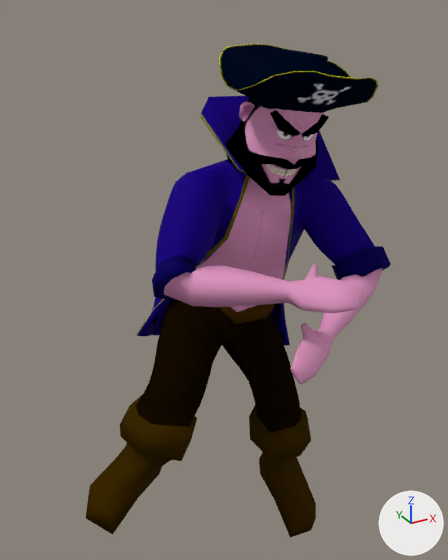
What one commit did to the OBJ model assets/Animacion/Pirata/Celebracion/PirataCelebracion_000128.obj.
Before and after are seen from a 50 mm lens placed at (-3.82, -7.05, 7.88), pointed at (-0.05, -0.2, 4.46). The axes (+X, +Y, +Z) are drawn at lower right. The lights are the same throughout. Where no turn or scale is listed for an object, it has been applied to the vertices.

In view in the first picture: 'Pirata_PirataH'.
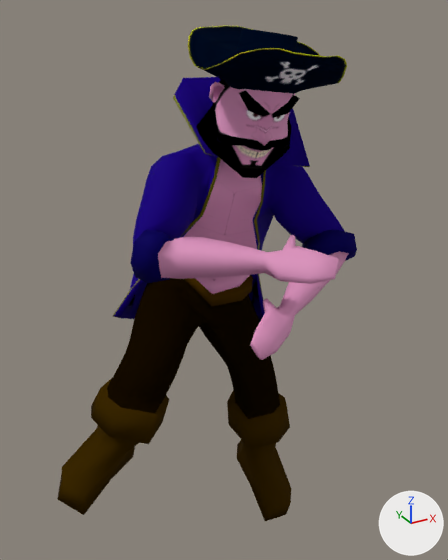
What differs and where, as boxes (x1, y1, x2, y2) in the pictures (448 x 560 px; the box of a moved part takes in the faces that stretch with it):
'Pirata_PirataH', reshaped
    before: (86, 44, 391, 538)
    after: (57, 25, 357, 521)
part 1 of me_pirata_piratah, moved or reshaped
    before: (219, 44, 378, 113)
    after: (188, 25, 347, 94)
part 2 of me_pirata_piratah, moved or reshaped
    before: (86, 96, 391, 538)
    after: (57, 77, 357, 521)

What the commit changed:
me_pirata_piratah is used by ob_pirata_piratah; location (0.0, 0.0, 0.0).
me_pirata_piratah had 1340 vertices, 1341 faces and spanned x -2.39..1.99, y -2.41..1.09, z -0.05..7.47.
me_pirata_piratah now has 1340 vertices, 1341 faces and spans x -2.62..1.84, y -1.96..1.62, z -0.13..7.67.
me_pirata_piratah part 1: the loose piece of 216 vertices spanning x -0.38..1.46, y -1.86..0.04, z 6.6..7.47 is scaled about its middle by 1.04, then moved by (-0.12, 0.47, 0.18).
me_pirata_piratah part 2: 1124 of 1340 vertices moved; they spanned x -2.39..1.99, y -2.41..1.09, z -0.05..7.23 and now span x -2.62..1.84, y -1.96..1.62, z -0.13..7.42; mean shift (-0.12, 0.5, 0.12); largest move (-0.76, -0.9, 4.74) -> (-0.71, -0.22, 5.1).
